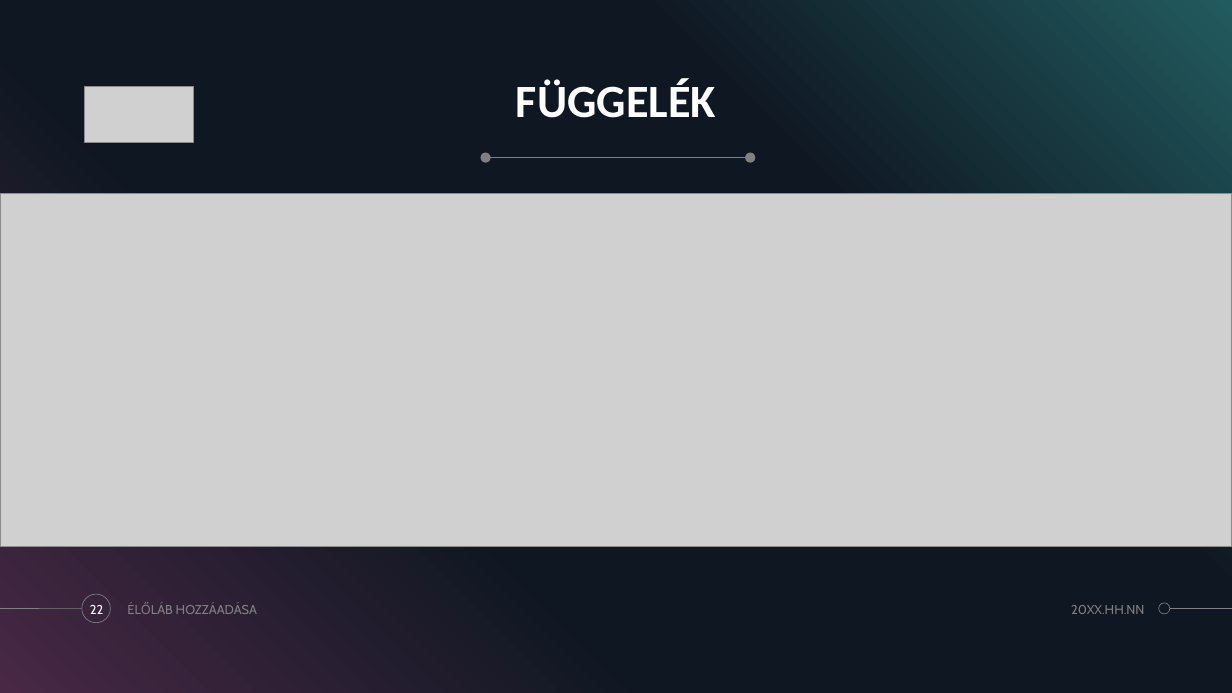
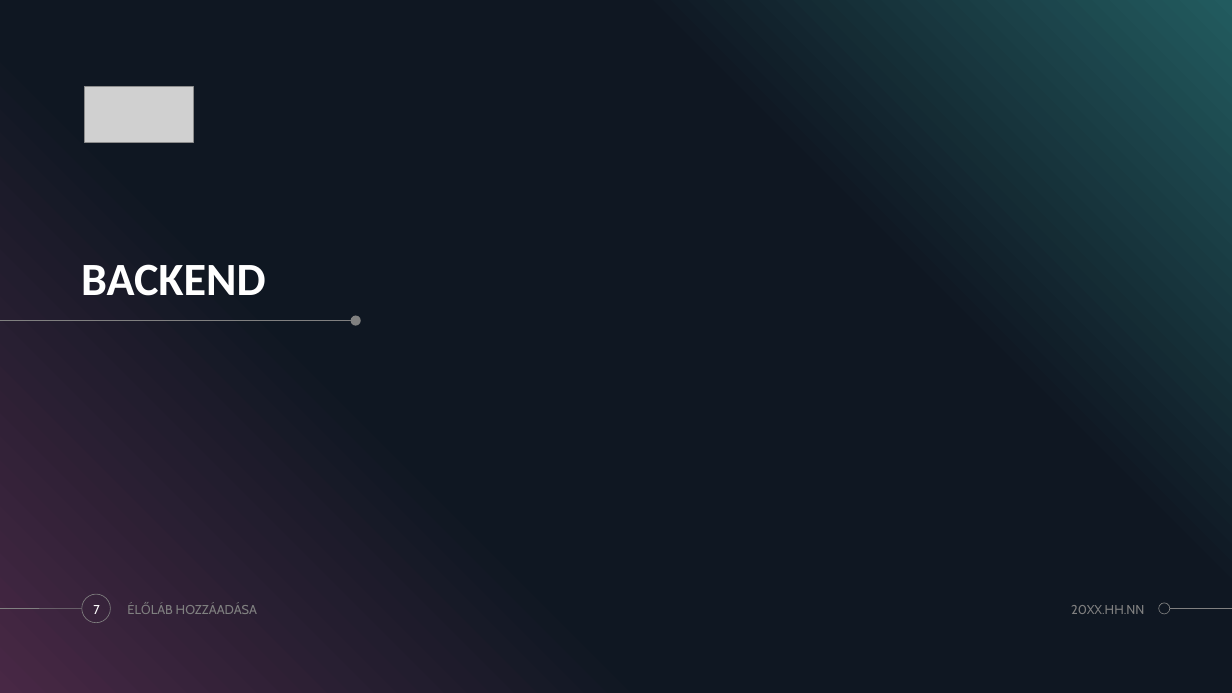
Before and after one commit to MonostoriMark/13_S1_2_vizsgaremek, a slide deck: slide 7 of HOTELFLOW.pptx (slide 22 before the commit). Drawn at 1232x693 pixels with LibreOffice and Linux fonts; fonts in the diff are those of the drawing; grey boxes stand for pictures. Boxes give left, top, right and bottom in pixels: in the first picture for what was removed or moved away, otherwise in the second. Text is boxed around its words. In the diff, an @@ line names an element or a change of style, - is before the commit and + after.

```diff
--- a/HOTELFLOW.pptx
+++ b/HOTELFLOW.pptx
@@ title removed at (516,78,716,118) @@
-FÜGGELÉK
@@ line removed from (750, 158) to (489, 158) @@
@@ ellipse removed at (745,152,755,163) @@
@@ picture removed at (1,193,1232,546) @@
@@ title added at (81,264,266,296), 36 pt, text #FFFFFF, bold @@
+BACKEND
@@ line added from (0, 321) to (357, 321), #808080 0.5 pt @@
@@ ellipse: place and size @@
-ellipse at (481,152,491,163)
+ellipse at (350,315,360,325)
@@ ellipse at (350,315,360,325): mirrored @@
@@ page number at (93,605,99,614): text changed @@
-22
+7
```
Also in this commit, not shown: 9 other slides changed, 5 slides added, 14 slides removed.
